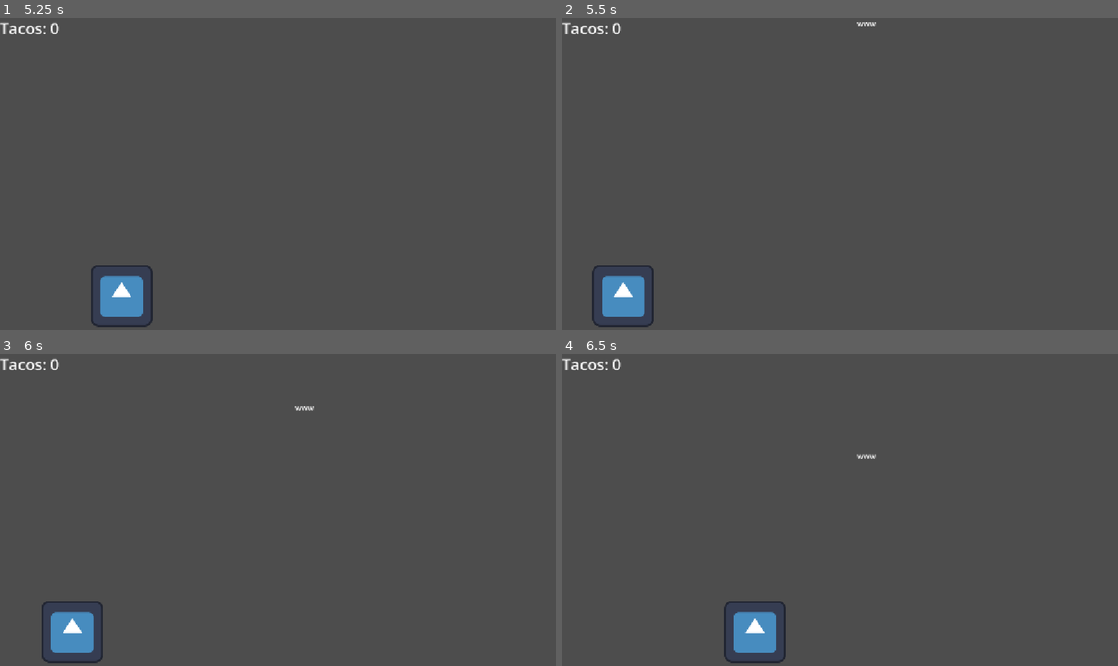
Above: before the commit, frames 1-4 (two rows, left to right).
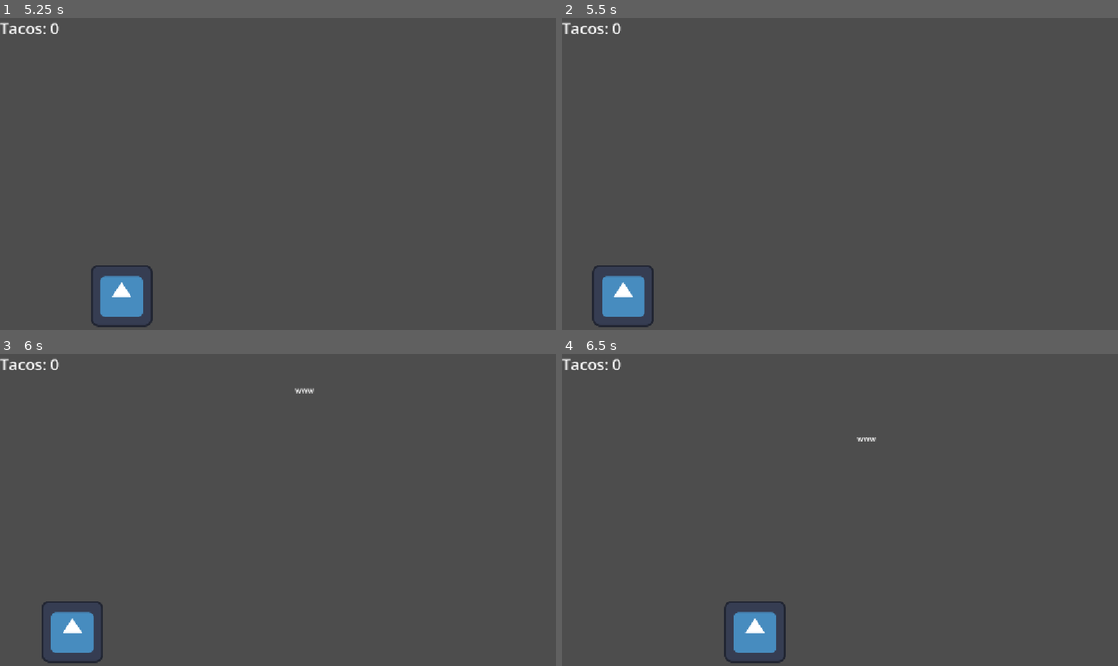
Above: after the commit, the same moments.

Repository: mubixd69-ux/Untitilidy
Game: Godot game, scene res://scenes/main.tscn
The game is run twice, just before and just after one commit, with the same random seed, the same clock (stepped at 60 frames per second) and the same inputs. The engine's default icon, where the game draws it, is replaced by a stand-in: a white triangle on a blue panel in a dark square.
Inputs:
- Up to frame 1 (5.25 s): tap Enter at 0.5 s; hold Right (ui_right) 0.53-1.28 s; hold Left (ui_left) 1.28-2.03 s; hold Right (ui_right) 2.03-3.53 s; tap Space at 3.5 s; hold Left (ui_left) from 3.53 s (still down)
- Up to frame 2 (5.5 s): keep holding Left (ui_left)
- Up to frame 3 (6 s): release Left (ui_left) at 5.78 s; hold Right (ui_right) from 5.78 s (still down)
- Up to frame 4 (6.5 s): keep holding Right (ui_right)

Frame 1 is identical in both runs. In frame 2, less than 0.1% of the frame differs, in the area x 53-57%, y 1-3%; in frame 3, less than 0.1%, in the area x 53-57%, y 10-19%; in frame 4, less than 0.1%.

Commit message:
Made the higher the combo the harder it gets
The taco spawn random delay becomes shorter and the fall speed becomes faster

Diff:
--- a/scenes/main.tscn
+++ b/scenes/main.tscn
@@ -12,6 +12,7 @@
 
 [node name="Bag" parent="." unique_id=1964959240 node_paths=PackedStringArray("hud") instance=ExtResource("2_0wfyh")]
 position = Vector2(572, 577)
+speed = 500.0
 hud = NodePath("../HUD")
 
 [node name="HUD" parent="." unique_id=846193636 instance=ExtResource("3_sugp2")]
--- a/scripts/spawner.gd
+++ b/scripts/spawner.gd
@@ -14,6 +14,9 @@
 		randf_range(-500, 0)
 	)
 
+	if bag and "combo_count" in bag and taco.has_method("set_combo"):
+		taco.set_combo(bag.combo_count)
+
 	taco.missed.connect(_on_taco_missed)
 	taco.tree_exited.connect(_on_taco_despawned)
 	add_child(taco)
@@ -23,6 +26,19 @@
 		bag.reset_combo()
 
 func _on_taco_despawned() -> void:
-	var random_delay = randf_range(0.1, 1.2)
+	if not is_inside_tree():
+		return
+
+	var combo = 0
+	if bag and "combo_count" in bag:
+		combo = bag.combo_count
+
+	var speed_boost = min(combo * 0.08, 0.8)
+
+	var min_delay = max(0.05, 0.3 - speed_boost)
+	var max_delay = max(0.15, 1.2 - speed_boost)
+
+	var random_delay = randf_range(min_delay, max_delay)
+
 	await get_tree().create_timer(random_delay).timeout
 	spawn_tacos()
